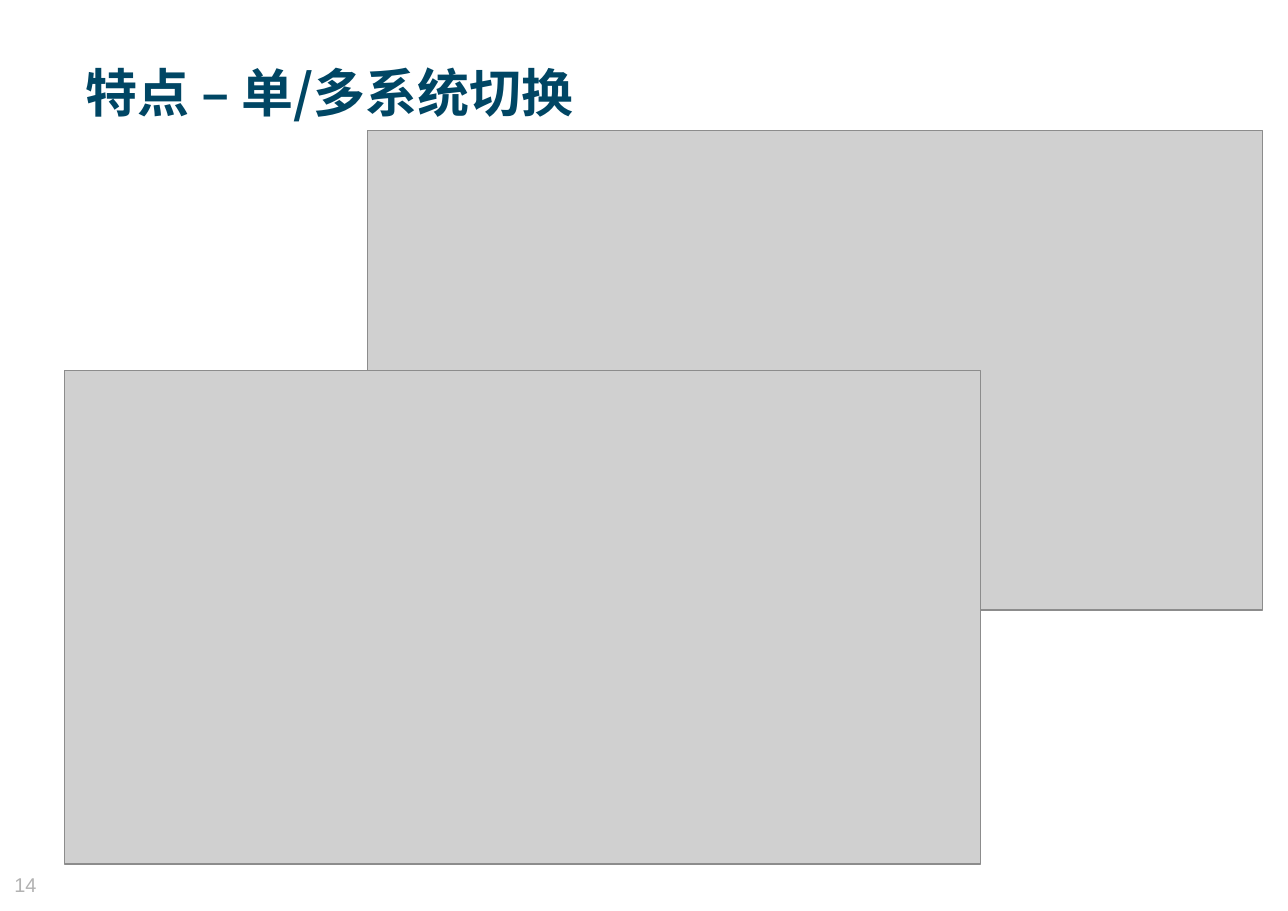
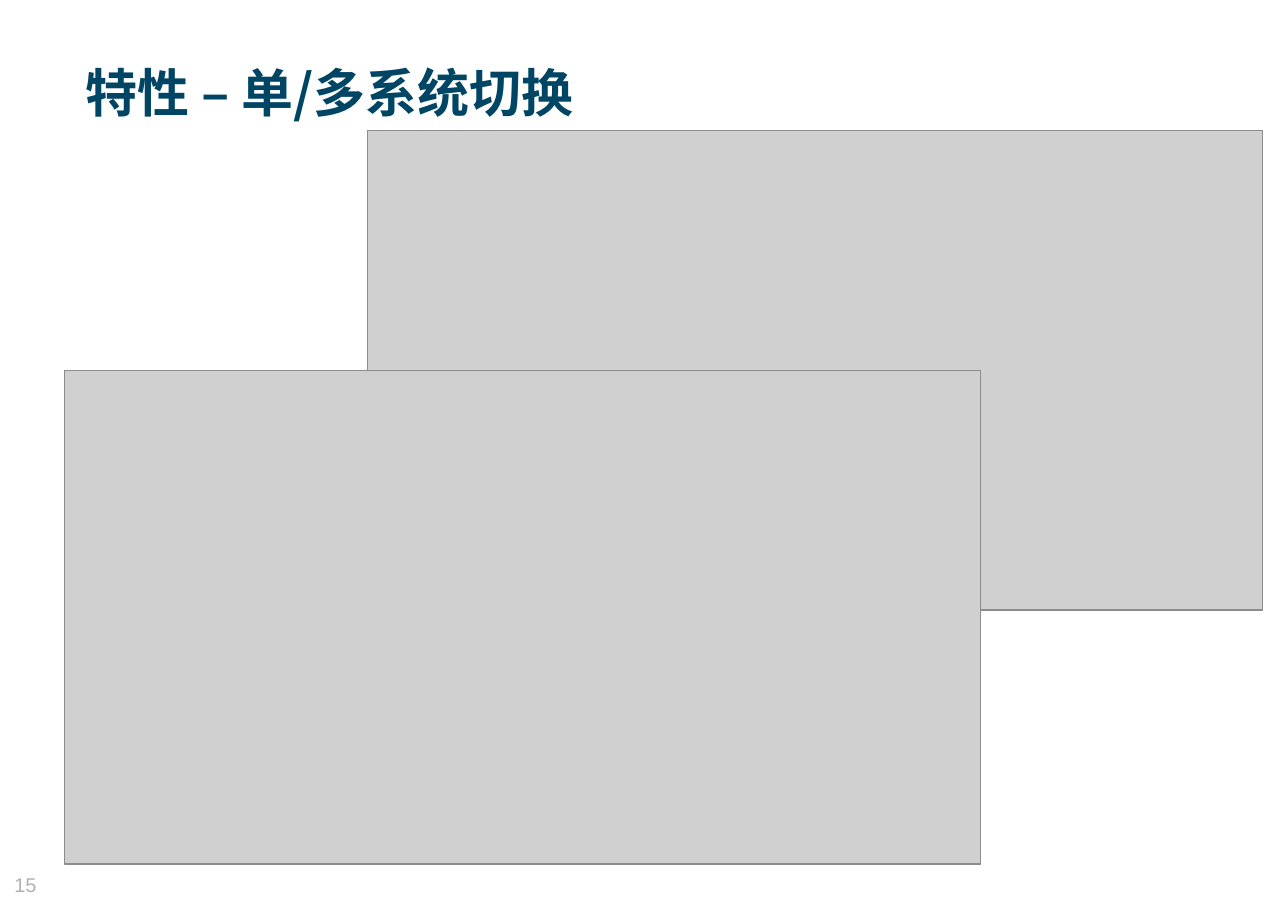
Before and after one commit to MosesZhu/Cube, a slide deck: slide 15 of Document/New Webframework Introduction.pptx (slide 14 before the commit). Drawn at 1288x911 pixels with LibreOffice and Linux fonts; fonts in the diff are those of the drawing; grey boxes stand for pictures; background and template pictures are left out. Boxes give left, top, right and bottom in pixels: in the first picture for what was removed or moved away, otherwise in the second. Text is boxed around its words. In the diff, an @@ line names an element or a change of style, - is before the commit and + after.

```diff
--- a/Document/New Webframework Introduction.pptx
+++ b/Document/New Webframework Introduction.pptx
@@ text at (86,67,574,122): text changed @@
-特点 – 单/多系统切换
+特性 – 单/多系统切换
@@ page number at (14,878,36,892): text changed @@
-14
+15
```
Also in this commit, not shown: 8 other slides changed, 1 slide added, 22 other files.
